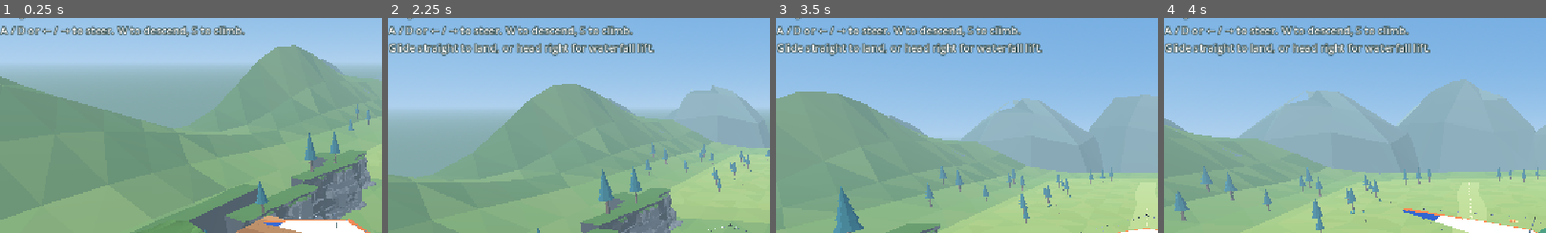
Above: before the commit, frames 1-4 (left to right).
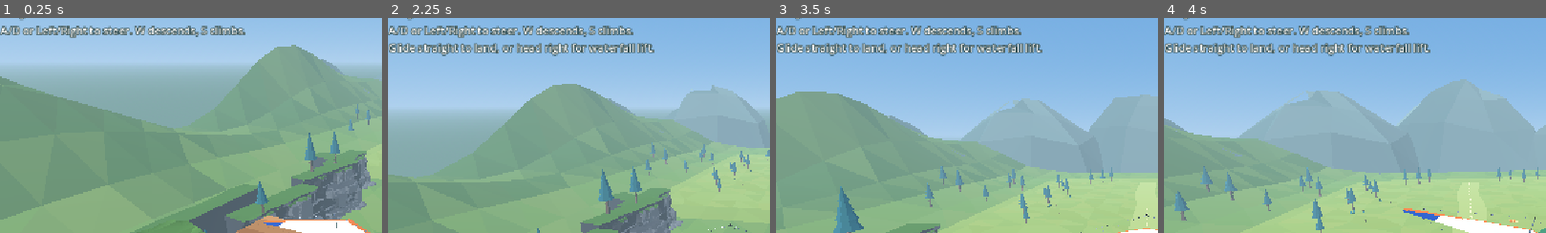
Above: after the commit, the same moments.

Repository: WillowbrookGame/willowbrook
Game: Godot game, scene res://game/skyhill/skyhill.tscn
The game is run twice, just before and just after one commit, with the same random seed, the same clock (stepped at 60 frames per second) and the same inputs. This scene is started directly instead of the project's main scene.
Inputs (mouse positions are % of the whole screen's width and height, from its top left):
- Up to frame 1 (0.25 s): no input
- Up to frame 2 (2.25 s): click "Launch (E)" at 0.5 s; tap Enter at 1.25 s; move the mouse to (72, 45) at 1.27 s; hold Right (ui_right) 1.28-2 s; tap E at 1.35 s; click (72, 45) at 1.42 s; tap Space at 1.52 s; click "Launch (E)" at 2 s
- Up to frame 3 (3.5 s): drag from (30, 55) to (45, 70) at 2.77 s
- Up to frame 4 (4 s): move the mouse to (60, 28) at 3.52 s; hold Right (ui_right) from 3.53 s (still down); tap P at 3.6 s
The pictures show only the part of the screen within x 2-52%, y 7-57%; the shares and areas given below are measured in that part.

The runs differ from the first frame. In frame 1, 2.0% of the frame differs, in the area x 2-65%, y 3-10%; in frame 2, 2.0%; in frame 3, 2.0%; in frame 4, 2.0%.

Commit message:
Use browser-safe text in the Skyhill control hint

Diff:
--- a/game/skyhill/skyhill.gd
+++ b/game/skyhill/skyhill.gd
@@ -11,7 +11,7 @@
 const POLE_MASK := 2
 const WING_OFFSET := Vector3(0.0, 0.65, 0.75)
 const CLIMB_ABOVE_LAUNCH := 4.0
-const KEY_HINT := "A / D or ← / → to steer. W to descend, S to climb."
+const KEY_HINT := "A/D or Left/Right to steer. W descends, S climbs."
 const TOUCH_HINT := "Drag left/right to steer, up to descend, down to climb."
 const ROUTE_HINT := "\nGlide straight to land, or head right for waterfall lift."
 
--- a/game/skyhill/skyhill.tscn
+++ b/game/skyhill/skyhill.tscn
@@ -762,7 +762,7 @@
 theme_override_colors/font_outline_color = Color(0.09, 0.19, 0.18, 1)
 theme_override_constants/outline_size = 5
 theme_override_font_sizes/font_size = 16
-text = "A / D or ← / → to steer. W to descend, S to climb."
+text = "A/D or Left/Right to steer. W descends, S climbs."
 autowrap_mode = 3
 
 [node name="WaterfallGuide" type="PanelContainer" parent="HUD"]
